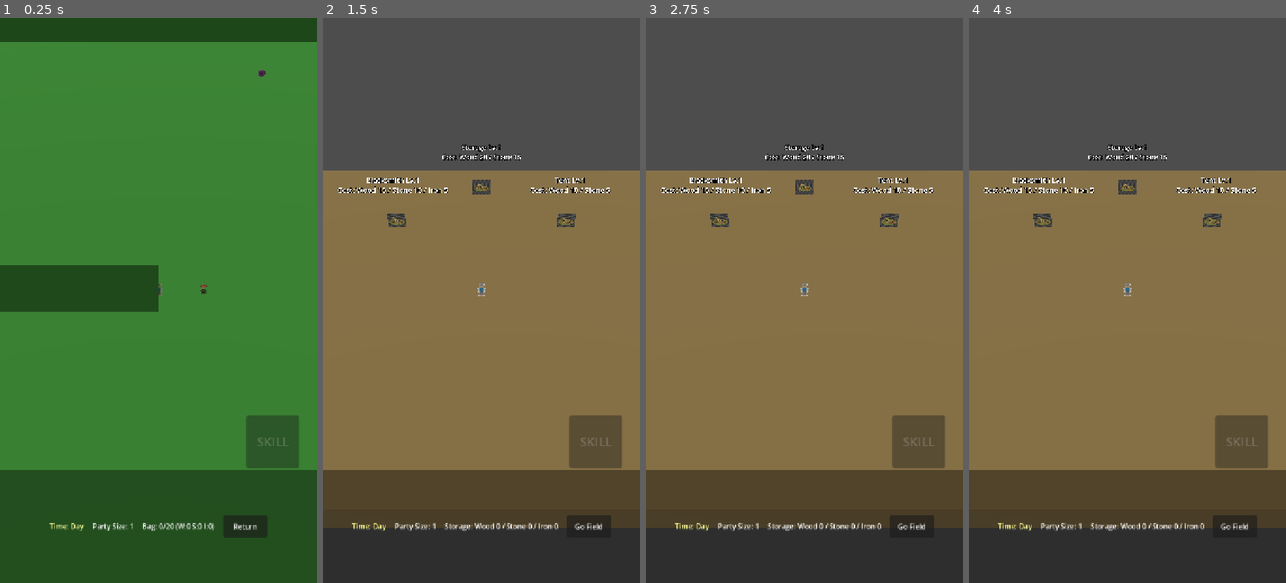
Above: before the commit, frames 1-4 (left to right).
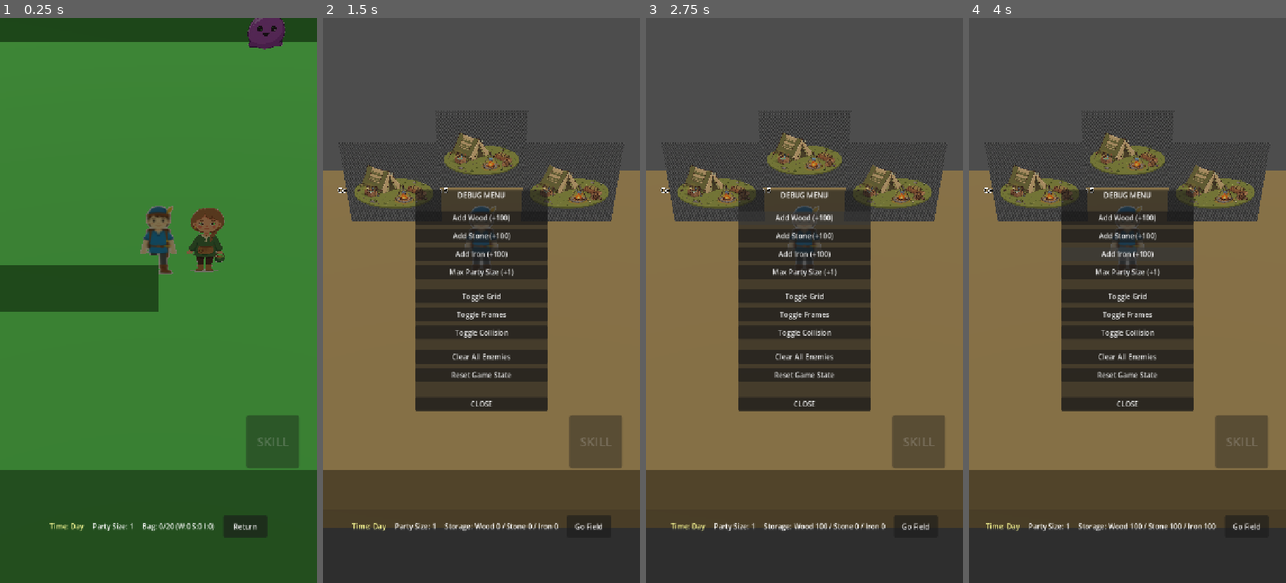
Above: after the commit, the same moments.

Repository: Usobanana/antigravity-prototype_TOH
Game: Godot game, scene res://scenes/levels/Field.tscn
The game is run twice, just before and just after one commit, with the same random seed, the same clock (stepped at 60 frames per second) and the same inputs.
Inputs (mouse positions are in pixels of both pictures, inside the frame that each line leads up to):
- Up to frame 1 (0.25 s): no input
- Up to frame 2 (1.5 s): click "Return" at 0.5 s; click (332, 29) at 1.27 s
- Up to frame 3 (2.75 s): click (804, 215) at 2 s, where only the run after the commit has a clickable "Add Wood (+100)"
- Up to frame 4 (4 s): click (1127, 238) at 2.75 s, where only the run after the commit has a clickable "Add Stone (+100)"; click (1127, 255) at 3.5 s, where only the run after the commit has a clickable "Add Iron (+100)"

The runs differ from the first frame. In frame 1, 2.4% of the frame differs, in the area x 44-90%, y 0-50%; in frame 2, 23%; in frame 3, 24%; in frame 4, 24%, in the area x 4-96%, y 16-91%.

Commit message:
feat: Initialize Godot project with core game scenes, actors, UI, and CI/CD workflow.

Diff:
--- a/antigravity-prototype-toh/project.godot
+++ b/antigravity-prototype-toh/project.godot
@@ -36,3 +36,5 @@
 
 rendering_device/driver.windows="d3d12"
 renderer/rendering_method="mobile"
+renderer/rendering_method.mobile="gl_compatibility"
+renderer/rendering_method.web="gl_compatibility"
--- a/antigravity-prototype-toh/scenes/actors/BossEnemy.tscn
+++ b/antigravity-prototype-toh/scenes/actors/BossEnemy.tscn
@@ -18,12 +18,12 @@
 script = ExtResource("1_boss")
 
 [node name="CollisionShape3D" type="CollisionShape3D" parent="."]
-transform = Transform3D(1, 0, 0, 0, 1, 0, 0, 0, 1, 0, 1.0, 0)
+transform = Transform3D(1, 0, 0, 0, 1, 0, 0, 0, 1, 0, 7.68, 0)
 shape = SubResource("CylinderShape3D_boss")
 
 [node name="Sprite3D" type="Sprite3D" parent="."]
-transform = Transform3D(3, 0, 0, 0, 3, 0, 0, 0, 3, 0, 1.5, 0)
+transform = Transform3D(3, 0, 0, 0, 3, 0, 0, 0, 3, 0, 7.68, 0)
 material_override = SubResource("ShaderMaterial_boss")
-pixel_size = 0.001
+pixel_size = 0.005
 billboard = 1
 texture = ExtResource("2_ene")
--- a/antigravity-prototype-toh/scenes/actors/Enemy.tscn
+++ b/antigravity-prototype-toh/scenes/actors/Enemy.tscn
@@ -18,12 +18,12 @@
 script = ExtResource("1_enemy")
 
 [node name="CollisionShape3D" type="CollisionShape3D" parent="."]
-transform = Transform3D(1, 0, 0, 0, 1, 0, 0, 0, 1, 0, 0.5, 0)
+transform = Transform3D(1, 0, 0, 0, 1, 0, 0, 0, 1, 0, 2.56, 0)
 shape = SubResource("CylinderShape3D_enemy")
 
 [node name="Sprite3D" type="Sprite3D" parent="."]
-transform = Transform3D(1, 0, 0, 0, 1, 0, 0, 0, 1, 0, 0.5, 0)
+transform = Transform3D(1, 0, 0, 0, 1, 0, 0, 0, 1, 0, 2.56, 0)
 material_override = SubResource("ShaderMaterial_enemy")
-pixel_size = 0.001
+pixel_size = 0.005
 billboard = 1
 texture = ExtResource("2_enemy")
--- a/antigravity-prototype-toh/scenes/actors/FastEnemy.tscn
+++ b/antigravity-prototype-toh/scenes/actors/FastEnemy.tscn
@@ -21,12 +21,12 @@
 attack_damage = 3
 
 [node name="CollisionShape3D" type="CollisionShape3D" parent="."]
-transform = Transform3D(1, 0, 0, 0, 1, 0, 0, 0, 1, 0, 0.5, 0)
+transform = Transform3D(1, 0, 0, 0, 1, 0, 0, 0, 1, 0, 2.56, 0)
 shape = SubResource("CylinderShape3D_enemy")
 
 [node name="Sprite3D" type="Sprite3D" parent="."]
-transform = Transform3D(1, 0, 0, 0, 1, 0, 0, 0, 1, 0, 0.5, 0)
+transform = Transform3D(1, 0, 0, 0, 1, 0, 0, 0, 1, 0, 2.56, 0)
 material_override = SubResource("ShaderMaterial_fast")
-pixel_size = 0.001
+pixel_size = 0.005
 billboard = 1
 texture = ExtResource("2_ene")
--- a/antigravity-prototype-toh/scenes/actors/Follower.tscn
+++ b/antigravity-prototype-toh/scenes/actors/Follower.tscn
@@ -18,12 +18,12 @@
 script = ExtResource("1_follower")
 
 [node name="CollisionShape3D" type="CollisionShape3D" parent="."]
-transform = Transform3D(1, 0, 0, 0, 1, 0, 0, 0, 1, 0, 0.5, 0)
+transform = Transform3D(1, 0, 0, 0, 1, 0, 0, 0, 1, 0, 2.56, 0)
 shape = SubResource("CylinderShape3D_follower")
 
 [node name="Sprite3D" type="Sprite3D" parent="."]
-transform = Transform3D(1, 0, 0, 0, 1, 0, 0, 0, 1, 0, 0.5, 0)
+transform = Transform3D(1, 0, 0, 0, 1, 0, 0, 0, 1, 0, 2.56, 0)
 material_override = SubResource("ShaderMaterial_follower")
-pixel_size = 0.001
+pixel_size = 0.005
 billboard = 1
 texture = ExtResource("2_fol")
--- a/antigravity-prototype-toh/scenes/actors/Player.tscn
+++ b/antigravity-prototype-toh/scenes/actors/Player.tscn
@@ -9,11 +9,11 @@
 radius = 0.5
 
 [sub_resource type="CylinderShape3D" id="CylinderShape3D_enemy"]
-height = 2.0
+height = 10.0
 radius = 4.0
 
 [sub_resource type="CylinderShape3D" id="CylinderShape3D_gather"]
-height = 2.0
+height = 10.0
 radius = 2.0
 
 [sub_resource type="ShaderMaterial" id="ShaderMaterial_player"]
@@ -26,24 +26,24 @@
 script = ExtResource("1_player")
 
 [node name="CollisionShape3D" type="CollisionShape3D" parent="."]
-transform = Transform3D(1, 0, 0, 0, 1, 0, 0, 0, 1, 0, 0.5, 0)
+transform = Transform3D(1, 0, 0, 0, 1, 0, 0, 0, 1, 0, 2.56, 0)
 shape = SubResource("CylinderShape3D_player")
 
 [node name="Sprite3D" type="Sprite3D" parent="."]
-transform = Transform3D(1, 0, 0, 0, 1, 0, 0, 0, 1, 0, 0.5, 0)
+transform = Transform3D(1, 0, 0, 0, 1, 0, 0, 0, 1, 0, 2.56, 0)
 material_override = SubResource("ShaderMaterial_player")
-pixel_size = 0.001
+pixel_size = 0.005
 billboard = 1
 texture = ExtResource("2_player")
 
 [node name="EnemyDetectionRange" type="Area3D" parent="."]
 
 [node name="CollisionShape3D" type="CollisionShape3D" parent="EnemyDetectionRange"]
-transform = Transform3D(1, 0, 0, 0, 1, 0, 0, 0, 1, 0, 0.5, 0)
+transform = Transform3D(1, 0, 0, 0, 1, 0, 0, 0, 1, 0, 5.0, 0)
 shape = SubResource("CylinderShape3D_enemy")
 
 [node name="GatheringRange" type="Area3D" parent="."]
 
 [node name="CollisionShape3D" type="CollisionShape3D" parent="GatheringRange"]
-transform = Transform3D(1, 0, 0, 0, 1, 0, 0, 0, 1, 0, 0.5, 0)
+transform = Transform3D(1, 0, 0, 0, 1, 0, 0, 0, 1, 0, 5.0, 0)
 shape = SubResource("CylinderShape3D_gather")
--- a/antigravity-prototype-toh/scenes/actors/RangedEnemy.tscn
+++ b/antigravity-prototype-toh/scenes/actors/RangedEnemy.tscn
@@ -20,12 +20,12 @@
 projectile_scene = ExtResource("3_proj")
 
 [node name="CollisionShape3D" type="CollisionShape3D" parent="."]
-transform = Transform3D(1, 0, 0, 0, 1, 0, 0, 0, 1, 0, 0.5, 0)
+transform = Transform3D(1, 0, 0, 0, 1, 0, 0, 0, 1, 0, 2.56, 0)
 shape = SubResource("CylinderShape3D_enemy")
 
 [node name="Sprite3D" type="Sprite3D" parent="."]
-transform = Transform3D(1, 0, 0, 0, 1, 0, 0, 0, 1, 0, 0.5, 0)
+transform = Transform3D(1, 0, 0, 0, 1, 0, 0, 0, 1, 0, 2.56, 0)
 material_override = SubResource("ShaderMaterial_ranged")
-pixel_size = 0.001
+pixel_size = 0.005
 billboard = 1
 texture = ExtResource("2_ene")
--- a/antigravity-prototype-toh/scenes/levels/Base.tscn
+++ b/antigravity-prototype-toh/scenes/levels/Base.tscn
@@ -10,6 +10,18 @@
 
 [sub_resource type="StandardMaterial3D" id="StandardMaterial3D_floor"]
 albedo_color = Color(0.6, 0.5, 0.3, 1)
+
+[sub_resource type="PlaneMesh" id="PlaneMesh_grid"]
+size = Vector2(15, 15)
+
+[sub_resource type="PlaceholderTexture2D" id="PlaceholderTexture2D_grid"]
+size = Vector2(32, 32)
+
+[sub_resource type="StandardMaterial3D" id="StandardMaterial3D_grid"]
+transparency = 1
+albedo_color = Color(1, 1, 1, 0.2)
+albedo_texture = SubResource("PlaceholderTexture2D_grid")
+uv1_scale = Vector3(15, 15, 1)
 
 [node name="Base" type="Node3D"]
 
@@ -28,7 +40,14 @@
 size = Vector3(15, 1, 15)
 material = SubResource("StandardMaterial3D_floor")
 
+[node name="Grid" type="MeshInstance3D" parent="NavigationRegion3D"]
+transform = Transform3D(1, 0, 0, 0, 1, 0, 0, 0, 1, 0, 0.01, 0)
+visible = false
+mesh = SubResource("PlaneMesh_grid")
+material_override = SubResource("StandardMaterial3D_grid")
+
 [node name="Player" parent="." instance=ExtResource("1_player")]
+
 transform = Transform3D(1, 0, 0, 0, 1, 0, 0, 0, 1, 0, 0, 0)
 
 [node name="CameraController" parent="." instance=ExtResource("2_cam")]
--- a/antigravity-prototype-toh/scenes/levels/Field.tscn
+++ b/antigravity-prototype-toh/scenes/levels/Field.tscn
@@ -25,6 +25,18 @@
 [sub_resource type="BoxShape3D" id="BoxShape3D_inner_wall"]
 size = Vector3(20, 2, 1)
 
+[sub_resource type="PlaneMesh" id="PlaneMesh_field_grid"]
+size = Vector2(40, 40)
+
+[sub_resource type="PlaceholderTexture2D" id="PlaceholderTexture2D_field_grid"]
+size = Vector2(32, 32)
+
+[sub_resource type="StandardMaterial3D" id="StandardMaterial3D_field_grid"]
+transparency = 1
+albedo_color = Color(1, 1, 1, 0.2)
+albedo_texture = SubResource("PlaceholderTexture2D_field_grid")
+uv1_scale = Vector3(40, 40, 1)
+
 [node name="Field" type="Node3D"]
 script = ExtResource("11_field")
 
@@ -43,7 +55,14 @@
 size = Vector3(40, 1, 40)
 material = SubResource("StandardMaterial3D_floor")
 
+[node name="Grid" type="MeshInstance3D" parent="NavigationRegion3D"]
+transform = Transform3D(1, 0, 0, 0, 1, 0, 0, 0, 1, 0, 0.01, 0)
+visible = false
+mesh = SubResource("PlaneMesh_field_grid")
+material_override = SubResource("StandardMaterial3D_field_grid")
+
 [node name="WallNorth" type="StaticBody3D" parent="NavigationRegion3D"]
+
 transform = Transform3D(1, 0, 0, 0, 1, 0, 0, 0, 1, 0, 1, -20)
 
 [node name="CollisionShape3D" type="CollisionShape3D" parent="NavigationRegion3D/WallNorth"]
--- a/antigravity-prototype-toh/scenes/objects/Facility.tscn
+++ b/antigravity-prototype-toh/scenes/objects/Facility.tscn
@@ -18,13 +18,13 @@
 script = ExtResource("1_fac")
 
 [node name="CollisionShape3D" type="CollisionShape3D" parent="."]
-transform = Transform3D(1, 0, 0, 0, 1, 0, 0, 0, 1, 0, 0.5, 0)
+transform = Transform3D(1, 0, 0, 0, 1, 0, 0, 0, 1, 0, 2.56, 0)
 shape = SubResource("CylinderShape3D_fac")
 
 [node name="Sprite3D" type="Sprite3D" parent="."]
-transform = Transform3D(1, 0, 0, 0, 1, 0, 0, 0, 1, 0, 1, 0)
+transform = Transform3D(1, 0, 0, 0, 1, 0, 0, 0, 1, 0, 2.56, 0)
 material_override = SubResource("ShaderMaterial_fac")
-pixel_size = 0.001
+pixel_size = 0.005
 billboard = 1
 texture = ExtResource("2_fac")
 
--- a/antigravity-prototype-toh/scenes/objects/GatherEffect.tscn
+++ b/antigravity-prototype-toh/scenes/objects/GatherEffect.tscn
@@ -14,8 +14,8 @@
 script = ExtResource("1_geff")
 
 [node name="Sprite3D" type="Sprite3D" parent="."]
-transform = Transform3D(0.5, 0, 0, 0, 0.5, 0, 0, 0, 0.5, 0, 0.5, 0)
+transform = Transform3D(0.5, 0, 0, 0, 0.5, 0, 0, 0, 0.5, 0, 2.56, 0)
 material_override = SubResource("ShaderMaterial_gather")
-pixel_size = 0.001
+pixel_size = 0.005
 billboard = 1
 texture = ExtResource("2_tree")
--- a/antigravity-prototype-toh/scenes/objects/IronOre.tscn
+++ b/antigravity-prototype-toh/scenes/objects/IronOre.tscn
@@ -18,12 +18,12 @@
 script = ExtResource("1_gather")
 
 [node name="CollisionShape3D" type="CollisionShape3D" parent="."]
-transform = Transform3D(1, 0, 0, 0, 1, 0, 0, 0, 1, 0, 0.5, 0)
+transform = Transform3D(1, 0, 0, 0, 1, 0, 0, 0, 1, 0, 2.56, 0)
 shape = SubResource("CylinderShape3D_iron")
 
 [node name="Sprite3D" type="Sprite3D" parent="."]
-transform = Transform3D(1, 0, 0, 0, 1, 0, 0, 0, 1, 0, 0.5, 0)
+transform = Transform3D(1, 0, 0, 0, 1, 0, 0, 0, 1, 0, 2.56, 0)
 material_override = SubResource("ShaderMaterial_iron")
-pixel_size = 0.001
+pixel_size = 0.005
 billboard = 1
 texture = ExtResource("2_iron")
--- a/antigravity-prototype-toh/scenes/objects/Stone.tscn
+++ b/antigravity-prototype-toh/scenes/objects/Stone.tscn
@@ -18,12 +18,12 @@
 script = ExtResource("1_gather")
 
 [node name="CollisionShape3D" type="CollisionShape3D" parent="."]
-transform = Transform3D(1, 0, 0, 0, 1, 0, 0, 0, 1, 0, 0.5, 0)
+transform = Transform3D(1, 0, 0, 0, 1, 0, 0, 0, 1, 0, 2.56, 0)
 shape = SubResource("CylinderShape3D_stone")
 
 [node name="Sprite3D" type="Sprite3D" parent="."]
-transform = Transform3D(1, 0, 0, 0, 1, 0, 0, 0, 1, 0, 0.5, 0)
+transform = Transform3D(1, 0, 0, 0, 1, 0, 0, 0, 1, 0, 2.56, 0)
 material_override = SubResource("ShaderMaterial_stone")
-pixel_size = 0.001
+pixel_size = 0.005
 billboard = 1
 texture = ExtResource("2_stone")
--- a/antigravity-prototype-toh/scenes/objects/Tree.tscn
+++ b/antigravity-prototype-toh/scenes/objects/Tree.tscn
@@ -18,12 +18,12 @@
 script = ExtResource("1_gather")
 
 [node name="CollisionShape3D" type="CollisionShape3D" parent="."]
-transform = Transform3D(1, 0, 0, 0, 1, 0, 0, 0, 1, 0, 0.5, 0)
+transform = Transform3D(1, 0, 0, 0, 1, 0, 0, 0, 1, 0, 2.56, 0)
 shape = SubResource("CylinderShape3D_tree")
 
 [node name="Sprite3D" type="Sprite3D" parent="."]
-transform = Transform3D(1, 0, 0, 0, 1, 0, 0, 0, 1, 0, 0.5, 0)
+transform = Transform3D(1, 0, 0, 0, 1, 0, 0, 0, 1, 0, 2.56, 0)
 material_override = SubResource("ShaderMaterial_tree")
-pixel_size = 0.001
+pixel_size = 0.005
 billboard = 1
 texture = ExtResource("2_tree")
--- /dev/null
+++ b/antigravity-prototype-toh/scenes/ui/DebugMenu.tscn
@@ -0,0 +1,92 @@
+[gd_scene load_steps=2 format=3]
+
+[ext_resource type="Script" path="res://scripts/components/debug_menu.gd" id="1_script"]
+
+[node name="DebugMenu" type="CanvasLayer"]
+layer = 120
+script = ExtResource("1_script")
+
+[node name="Control" type="Control" parent="."]
+layout_mode = 3
+anchins_preset = 15
+anchor_right = 1.0
+anchor_bottom = 1.0
+grow_horizontal = 2
+grow_vertical = 2
+mouse_filter = 2
+
+[node name="Panel" type="PanelContainer" parent="Control"]
+layout_mode = 1
+anchors_preset = 8
+anchor_left = 0.5
+anchor_top = 0.5
+anchor_right = 0.5
+anchor_bottom = 0.5
+offset_left = -150.0
+offset_top = -250.0
+offset_right = 150.0
+offset_bottom = 250.0
+grow_horizontal = 2
+grow_vertical = 2
+
+[node name="VBox" type="VBoxContainer" parent="Control/Panel"]
+layout_mode = 2
+theme_override_constants/separation = 10
+
+[node name="Title" type="Label" parent="Control/Panel/VBox"]
+layout_mode = 2
+text = "DEBUG MENU"
+horizontal_alignment = 1
+
+[node name="HSeparator" type="HSeparator" parent="Control/Panel/VBox"]
+layout_mode = 2
+
+[node name="AddWood" type="Button" parent="Control/Panel/VBox"]
+layout_mode = 2
+text = "Add Wood (+100)"
+
+[node name="AddStone" type="Button" parent="Control/Panel/VBox"]
+layout_mode = 2
+text = "Add Stone (+100)"
+
+[node name="AddIron" type="Button" parent="Control/Panel/VBox"]
+layout_mode = 2
+text = "Add Iron (+100)"
+
+[node name="MaxParty" type="Button" parent="Control/Panel/VBox"]
+layout_mode = 2
+text = "Max Party Size (+1)"
+
+[node name="HSeparator2" type="HSeparator" parent="Control/Panel/VBox"]
+layout_mode = 2
+
+[node name="ToggleGrid" type="Button" parent="Control/Panel/VBox"]
+layout_mode = 2
+text = "Toggle Grid"
+
+[node name="ToggleFrames" type="Button" parent="Control/Panel/VBox"]
+layout_mode = 2
+text = "Toggle Frames"
+
+[node name="ToggleCollision" type="Button" parent="Control/Panel/VBox"]
+layout_mode = 2
+text = "Toggle Collision"
+
+[node name="HSeparator3" type="HSeparator" parent="Control/Panel/VBox"]
+layout_mode = 2
+
+[node name="ClearEnemies" type="Button" parent="Control/Panel/VBox"]
+layout_mode = 2
+text = "Clear All Enemies"
+
+[node name="ResetGame" type="Button" parent="Control/Panel/VBox"]
+layout_mode = 2
+text = "Reset Game State"
+
+[node name="Spacer" type="Control" parent="Control/Panel/VBox"]
+layout_mode = 2
+size_flags_vertical = 3
+
+[node name="Close" type="Button" parent="Control/Panel/VBox"]
+layout_mode = 2
+text = "CLOSE"
--- a/antigravity-prototype-toh/scenes/ui/HUD.tscn
+++ b/antigravity-prototype-toh/scenes/ui/HUD.tscn
@@ -2,11 +2,15 @@
 
 [ext_resource type="Script" path="res://scripts/components/hud.gd" id="1_hud"]
 [ext_resource type="PackedScene" path="res://scenes/ui/VirtualPad.tscn" id="2_vpad"]
+[ext_resource type="PackedScene" path="res://scenes/ui/DebugMenu.tscn" id="3_debug"]
 
 [node name="HUD" type="CanvasLayer" groups=["HUD"]]
 script = ExtResource("1_hud")
 
 [node name="VirtualPad" parent="." instance=ExtResource("2_vpad")]
+
+[node name="DebugMenu" parent="." instance=ExtResource("3_debug")]
+visible = false
 
 [node name="UIContainer" type="Control" parent="."]
 layout_mode = 3
@@ -121,3 +125,10 @@
 grow_vertical = 2
 theme_override_font_sizes/font_size = 24
 text = "Upgrade"
+
+[node name="DebugButton" type="Button" parent="UIContainer"]
+self_modulate = Color(1, 1, 1, 0)
+layout_mode = 0
+offset_right = 40.0
+offset_bottom = 40.0
+flat = true
--- a/antigravity-prototype-toh/scenes/ui/TargetMarker.tscn
+++ b/antigravity-prototype-toh/scenes/ui/TargetMarker.tscn
@@ -14,6 +14,6 @@
 transform = Transform3D(1, 0, 0, 0, -4.37114e-08, 1, 0, -1, -4.37114e-08, 0, 0.05, 0)
 material_override = SubResource("ShaderMaterial_marker")
 modulate = Color(1, 0, 0, 0.5)
-pixel_size = 0.001
+pixel_size = 0.005
 texture = ExtResource("1_tm")
 script = ExtResource("2_script")
--- a/antigravity-prototype-toh/scripts/autoload/game_state_manager.gd
+++ b/antigravity-prototype-toh/scripts/autoload/game_state_manager.gd
@@ -13,6 +13,16 @@
 var player_damage_bonus: int = 0
 
 signal resources_changed(wood: int, stone: int, iron: int, bag_wood: int, bag_stone: int, bag_iron: int, max_bag: int)
+
+func add_resource(type: String, amount: int) -> void:
+	if type == "wood":
+		wood += amount
+	elif type == "stone":
+		stone += amount
+	elif type == "iron":
+		iron += amount
+	resources_changed.emit(wood, stone, iron, bag_wood, bag_stone, bag_iron, max_bag_capacity)
+
 
 func add_to_bag(type: String, amount: int) -> bool:
 	if bag_wood + bag_stone + bag_iron + amount > max_bag_capacity:
--- /dev/null
+++ b/antigravity-prototype-toh/scripts/components/debug_menu.gd
@@ -0,0 +1,113 @@
+extends CanvasLayer
+
+@onready var add_wood_btn = $Control/Panel/VBox/AddWood
+@onready var add_stone_btn = $Control/Panel/VBox/AddStone
+@onready var add_iron_btn = $Control/Panel/VBox/AddIron
+@onready var max_party_btn = $Control/Panel/VBox/MaxParty
+@onready var toggle_grid_btn = $Control/Panel/VBox/ToggleGrid
+@onready var toggle_frames_btn = $Control/Panel/VBox/ToggleFrames
+@onready var toggle_collision_btn = $Control/Panel/VBox/ToggleCollision
+@onready var clear_enemies_btn = $Control/Panel/VBox/ClearEnemies
+@onready var reset_game_btn = $Control/Panel/VBox/ResetGame
+@onready var close_btn = $Control/Panel/VBox/Close
+
+func _ready():
+	hide()
+
+	add_wood_btn.pressed.connect(_on_add_wood)
+	add_stone_btn.pressed.connect(_on_add_stone)
+	add_iron_btn.pressed.connect(_on_add_iron)
+	max_party_btn.pressed.connect(_on_max_party)
+	toggle_grid_btn.pressed.connect(_on_toggle_grid)
+	toggle_frames_btn.pressed.connect(_on_toggle_frames)
+	toggle_collision_btn.pressed.connect(_on_toggle_collision)
+	clear_enemies_btn.pressed.connect(_on_clear_enemies)
+	reset_game_btn.pressed.connect(_on_reset_game)
+	close_btn.pressed.connect(hide)
+
+func toggle():
+	if visible:
+		hide()
+	else:
+		show()
+
+func _on_add_wood():
+	GameStateManager.add_resource("wood", 100)
+	print("Debug: Added 100 Wood")
+
+func _on_add_stone():
+	GameStateManager.add_resource("stone", 100)
+	print("Debug: Added 100 Stone")
+
+func _on_add_iron():
+	GameStateManager.add_resource("iron", 100)
+	print("Debug: Added 100 Iron")
+
+func _on_max_party():
+	GameStateManager.max_party_size += 1
+	print("Debug: Max Party Size is now ", GameStateManager.max_party_size)
+
+func _on_clear_enemies():
+	var enemies = get_tree().get_nodes_in_group("Enemy")
+	for e in enemies:
+		e.queue_free()
+	print("Debug: Cleared all enemies")
+
+func _on_reset_game():
+	GameStateManager.resources = {"wood": 0, "stone": 0, "iron": 0}
+	GameStateManager.max_party_size = 3
+	GameStateManager.base_level = 1
+	GameStateManager.tent_level = 1
+	GameStateManager.blacksmith_level = 0
+	get_tree().reload_current_scene()
+	print("Debug: Game State Reset")
+
+func _on_toggle_grid():
+	var grid = get_tree().current_scene.get_node_or_null("World/NavigationRegion3D/Grid")
+	if not grid:
+		grid = get_tree().current_scene.get_node_or_null("World/Grid")
+
+	if grid:
+		grid.visible = !grid.visible
+		print("Debug: Grid visibility toggled to ", grid.visible)
+	else:
+		print("Debug: Grid not found in scene")
+
+func _on_toggle_frames():
+	# 全てのSprite3Dを探して枠（MeshInstance3D）を追加/表示切替
+	var sprites = get_tree().get_nodes_in_group("Sprite3D_Container") # 後でグループ追加
+	# もしくは全ノードからSprite3Dを探す
+	_toggle_wireframes(get_tree().root)
+	print("Debug: Frames toggled")
+
+func _toggle_wireframes(node: Node):
+	if node is Sprite3D:
+		var wire = node.get_node_or_null("DebugWire")
+		if not wire:
+			wire = MeshInstance3D.new()
+			wire.name = "DebugWire"
+			var mesh = BoxMesh.new()
+			# 画像サイズに合わせたMesh作成（1024 * 0.005 = 5.12）
+			mesh.size = Vector3(5.12, 5.12, 0.1)
+			wire.mesh = mesh
+			var mat = StandardMaterial3D.new()
+			mat.shading_mode = StandardMaterial3D.SHADING_MODE_UNSHADED
+			mat.albedo_color = Color(1, 1, 0) # 黄色
+			mat.transparency = StandardMaterial3D.TRANSPARENCY_ALPHA
+			mat.albedo_color.a = 0.3
+			wire.material_override = mat
+			node.add_child(wire)
+		else:
+			wire.visible = !wire.visible
+
+	for child in node.get_children():
+		_toggle_wireframes(child)
+
+func _on_toggle_collision():
+	# 注: get_tree().debug_collisions_hint は実行時に変更しても既存のものは変わらない場合が多い。
+	# シーンをリロードして反映させる。
+	var hint = get_tree().debug_collisions_hint
+	get_tree().debug_collisions_hint = !hint
+	print("Debug: Collision hint toggled to ", !hint, ". (Reload scene to reflect accurately)")
+	# 既存のものをなんとか表示させるには、RuntimeでShapeを表示するスクリプトが必要だが
+	# Godot4ではこれを切り替えると反映されるはず。
--- a/antigravity-prototype-toh/scripts/components/hud.gd
+++ b/antigravity-prototype-toh/scripts/components/hud.gd
@@ -12,6 +12,9 @@
 @onready var skill_progress = $UIContainer/SkillArea/SkillProgress
 @onready var skill_button = $UIContainer/SkillArea/SkillButton
 
+@onready var debug_menu = $DebugMenu
+@onready var debug_button = $UIContainer/DebugButton
+
 var current_facility: Node3D = null
 
 func _ready() -> void:
@@ -23,6 +26,11 @@
 		upgrade_button.pressed.connect(_on_upgrade_pressed)
 	if skill_button:
 		skill_button.pressed.connect(_on_skill_pressed)
+	if debug_button:
+		debug_button.pressed.connect(_on_debug_pressed)
+		# デバッグビルド時以外は隠す（あるいはフラグ管理）
+		if not OS.is_debug_build():
+			debug_button.hide()
 
 	# シーンに応じてボタンの文字を変更
 	if get_tree().current_scene and get_tree().current_scene.name == "Base":
@@ -116,3 +124,7 @@
 	if players.size() > 0:
 		if players[0].has_method("use_skill"):
 			players[0].use_skill()
+
+func _on_debug_pressed() -> void:
+	if debug_menu:
+		debug_menu.toggle()
--- a/antigravity-prototype-toh/scripts/components/player.gd
+++ b/antigravity-prototype-toh/scripts/components/player.gd
@@ -204,7 +204,9 @@
 
 func _get_closest_enemy() -> Node3D:
 	if not enemy_detector: return null
-	var enemies = enemy_detector.get_overlapping_bodies() # または get_overlapping_areas() 構成による
+	var enemies = enemy_detector.get_overlapping_bodies()
+	if enemies.size() > 0:
+		print("Debug Player: Detecting ", enemies.size(), " bodies in Enemy Range")
 	var closest = null
 	var min_dist = INF
 	for enemy in enemies:
@@ -213,11 +215,15 @@
 			if dist < min_dist:
 				min_dist = dist
 				closest = enemy
+	if closest:
+		print("Debug Player: Target Enemy found: ", closest.name)
 	return closest
 
 func _get_closest_gatherable() -> Node3D:
 	if not gather_detector: return null
 	var items = gather_detector.get_overlapping_bodies()
+	if items.size() > 0:
+		print("Debug Player: Detecting ", items.size(), " bodies in Gather Range")
 	var closest = null
 	var min_dist = INF
 	for item in items:
@@ -226,6 +232,8 @@
 			if dist < min_dist:
 				min_dist = dist
 				closest = item
+	if closest:
+		print("Debug Player: Target Resource found: ", closest.name)
 	return closest
 
 func use_skill() -> void:
Not shown, added: antigravity-prototype-toh/.github/workflows/deploy.yml
Not shown, added: antigravity-prototype-toh/export_presets.cfg
Not shown: 1 places in antigravity-prototype-toh/scenes/levels/Base.tscn that only renumber resources
Not shown: 1 places in antigravity-prototype-toh/scenes/levels/Field.tscn that only renumber resources
Not shown, added: antigravity-prototype-toh/scripts/components/debug_menu.gd.uid
